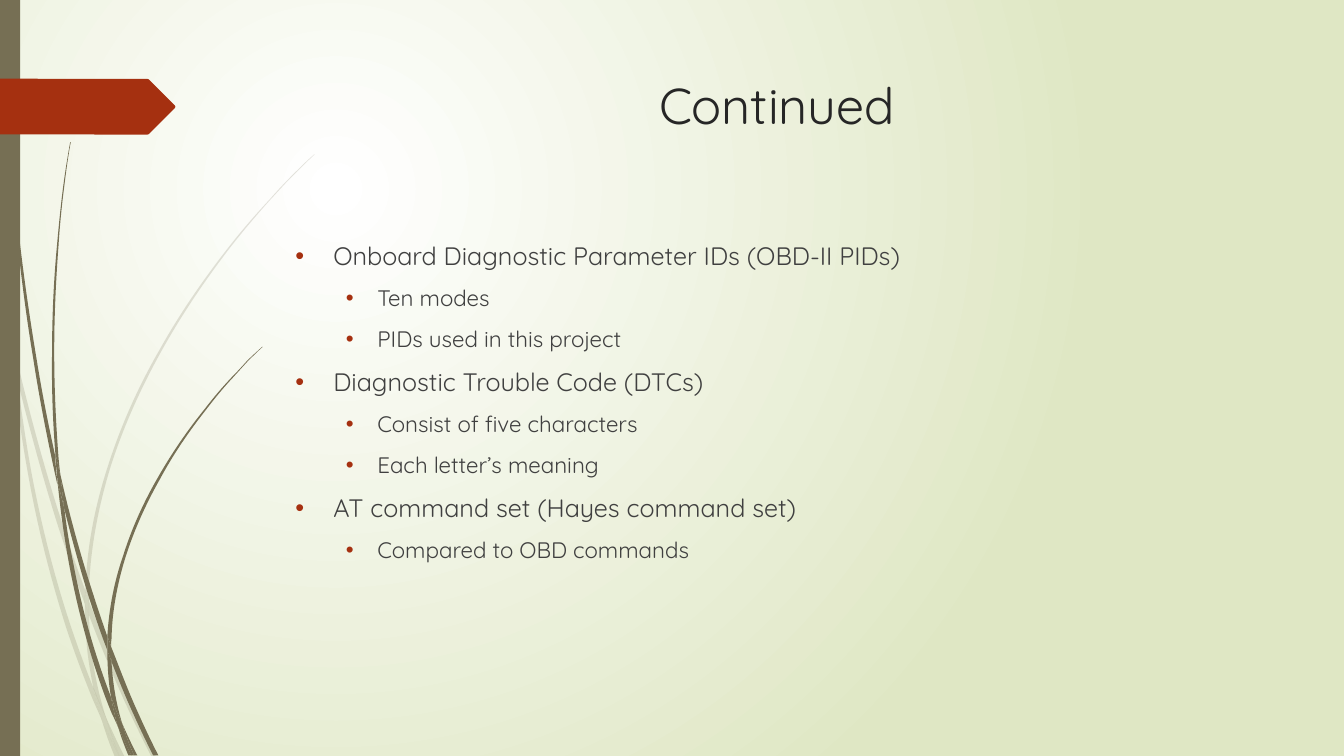
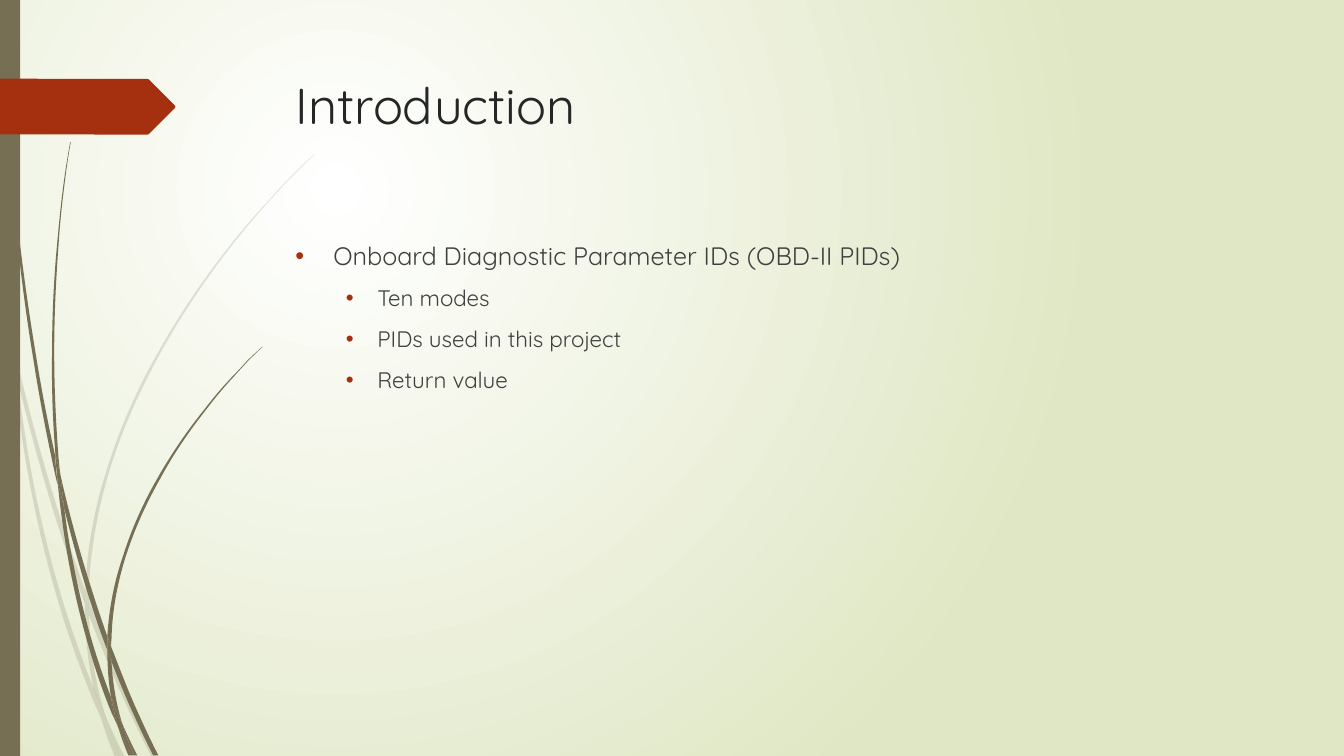
Before and after one commit to wangdezheng/RidingMechanic, a slide deck: slide 5 of Dezheng_Presentation.pptx. Drawn at 1344x756 pixels with LibreOffice and Linux fonts; fonts in the diff are those of the drawing. Boxes give left, top, right and bottom in pixels: in the first picture for what was removed or moved away, otherwise in the second. Text is boxed around its words. In the diff, an @@ line names an element or a change of style, - is before the commit and + after.

```diff
--- a/Dezheng_Presentation.pptx
+++ b/Dezheng_Presentation.pptx
@@ title at [296, 86, 576, 125]: text changed @@
-Continued
+Introduction
@@ text at [377, 371, 508, 388]: text changed @@
-• Diagnostic Trouble Code (DTCs)
-  • Consist of five characters
-  • Each letter’s meaning
-• AT command set (Hayes command set)
-  • Compared to OBD commands
+  • Return value
```
Also in this commit, not shown: 12 other slides changed, 9 slides added, 7 slides removed, 1 other file.
